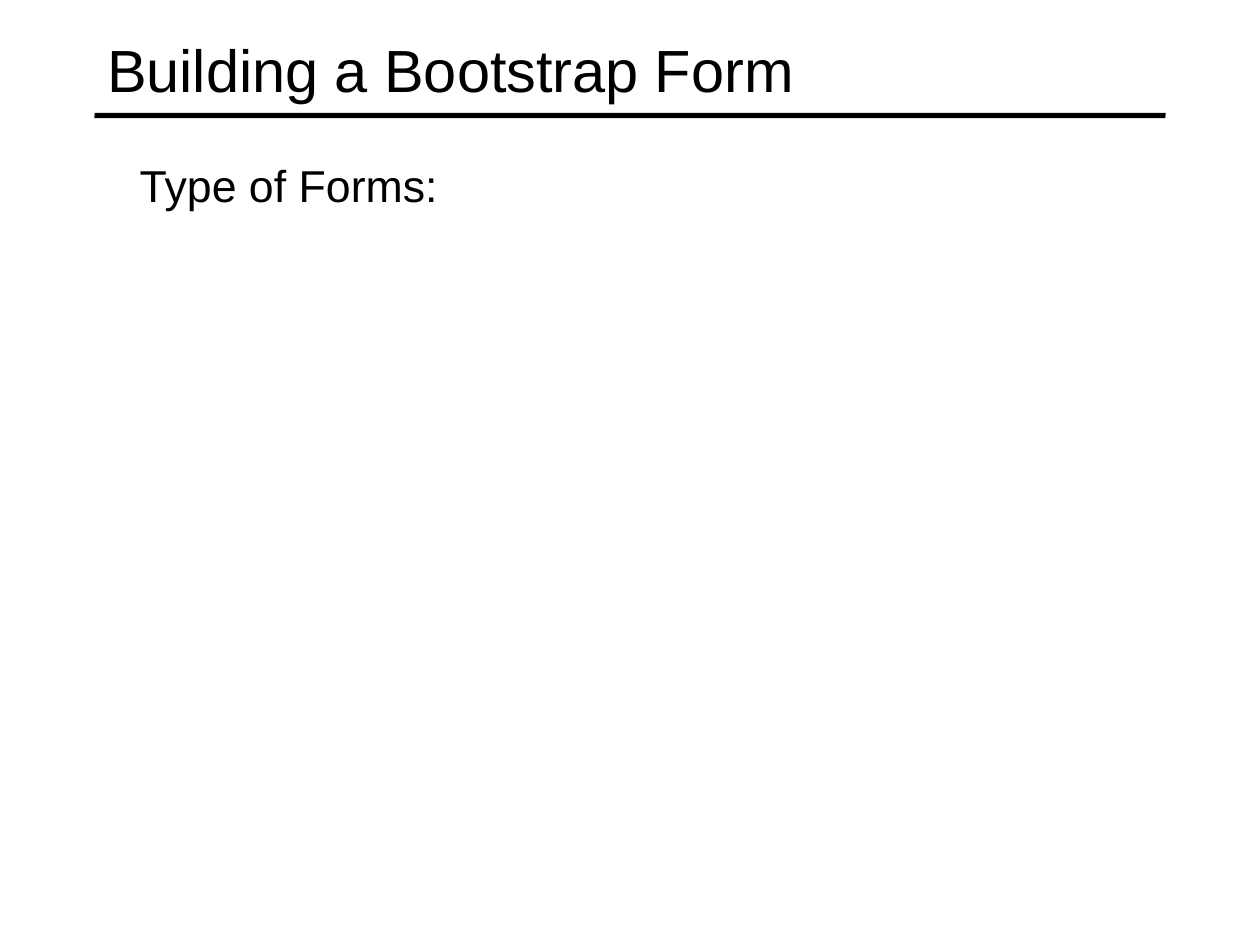
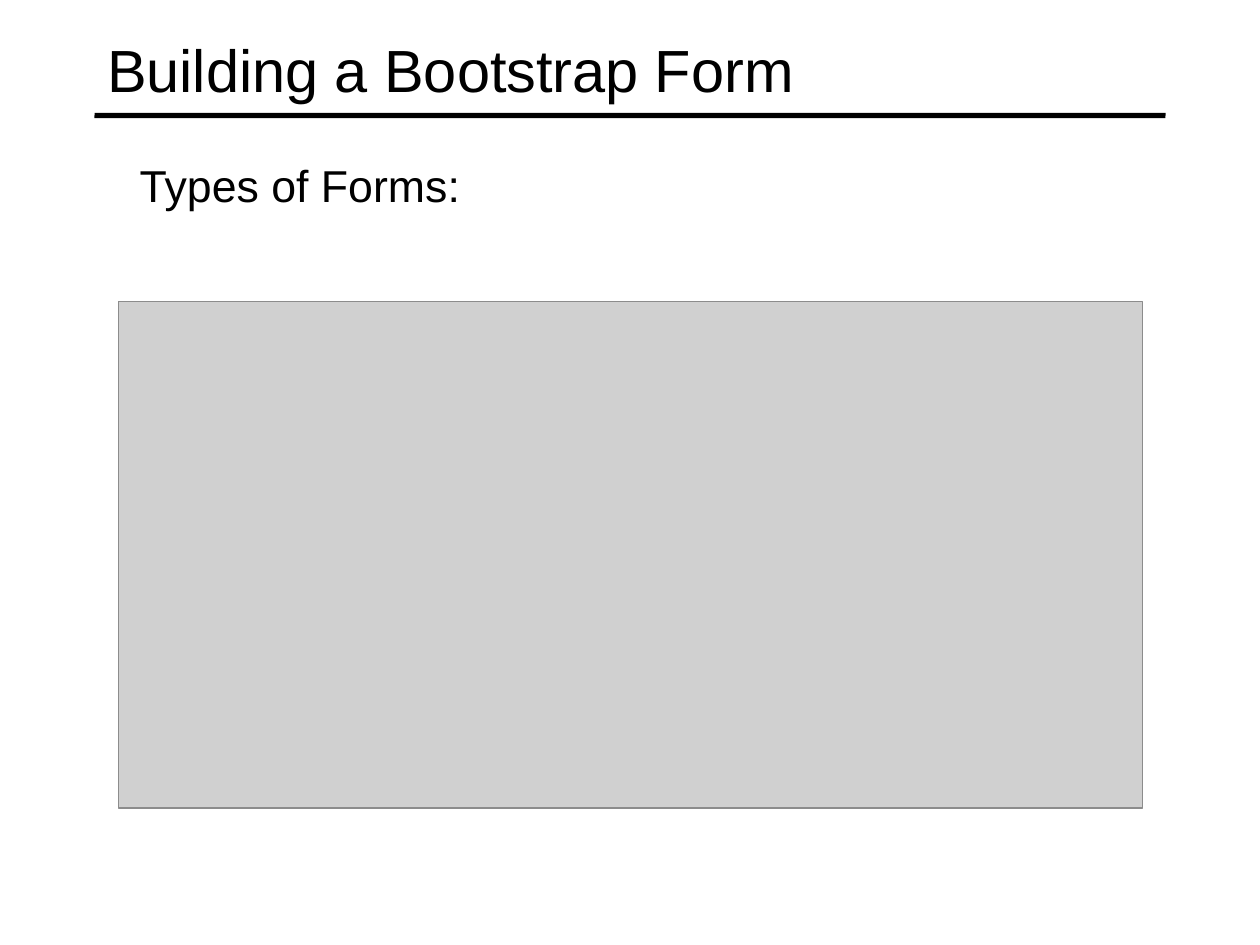
Before and after one commit to specter01wj/Jago_Link_Training, a slide deck: slide 4 of Angular/Angular7/Angular Advanced Course/Essentials/5.Template-driven Forms/L5_Template-driven Forms.ppt. Drawn at 1260x945 pixels with LibreOffice and Linux fonts; fonts in the diff are those of the drawing; grey boxes stand for pictures. Boxes give left, top, right and bottom in pixels: in the first picture for what was removed or moved away, otherwise in the second. Text is boxed around its words. In the diff, an @@ line names an element or a change of style, - is before the commit and + after.

Commit message:
10/15/2019 v1

```diff
--- a/Angular/Angular7/Angular Advanced Course/Essentials/5.Template-driven Forms/L5_Template-driven Forms.ppt
+++ b/Angular/Angular7/Angular Advanced Course/Essentials/5.Template-driven Forms/L5_Template-driven Forms.ppt
@@ text at [140, 169, 460, 211]: text changed @@
-  Type of Forms:
+  Types of Forms:
@@ picture added at [118, 301, 1143, 808] @@
```
Also in this commit, not shown: 2 slides added.
